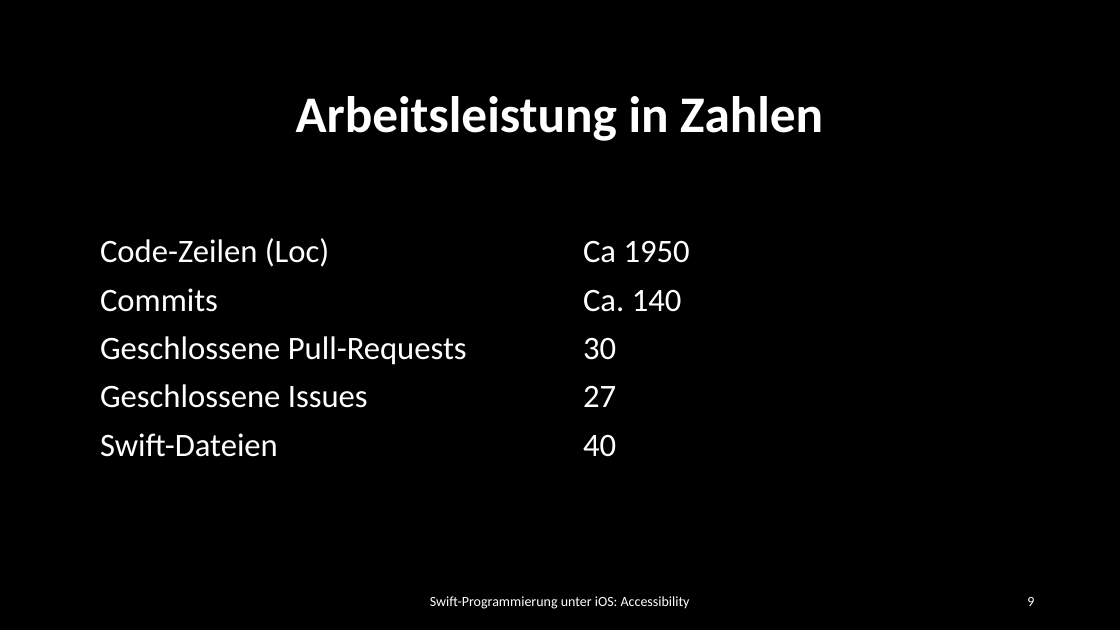
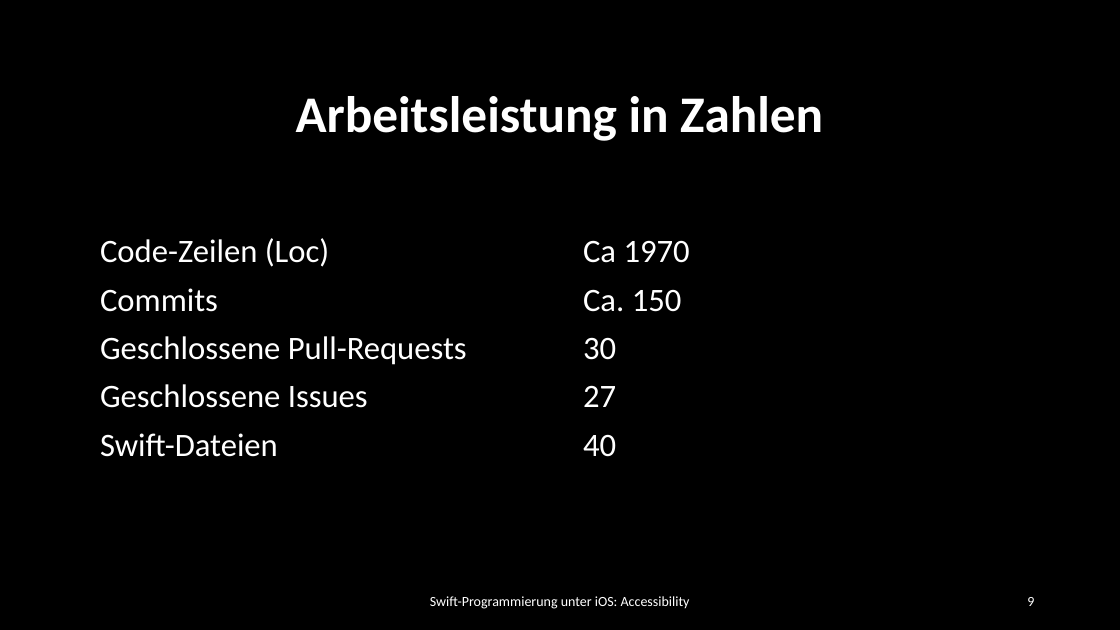
Before and after one commit to dspengler99/Quiz-With-Me, a slide deck: slide 10 of Präsentation/Quiz With Me.pptx. Drawn at 1120x630 pixels with LibreOffice and Linux fonts; fonts in the diff are those of the drawing; background and template pictures are left out. Boxes give left, top, right and bottom in pixels: in the first picture for what was removed or moved away, otherwise in the second. Text is boxed around its words. In the diff, an @@ line names an element or a change of style, - is before the commit and + after.

Commit message:
Changed statistics in presentation

```diff
--- a/Präsentation/Quiz With Me.pptx
+++ b/Präsentation/Quiz With Me.pptx
@@ table at [92, 228, 1058, 465] @@
-row 1, column 2: Ca 1950
+row 1, column 2: Ca 1970
-row 2, column 2: Ca. 140
+row 2, column 2: Ca. 150
```
